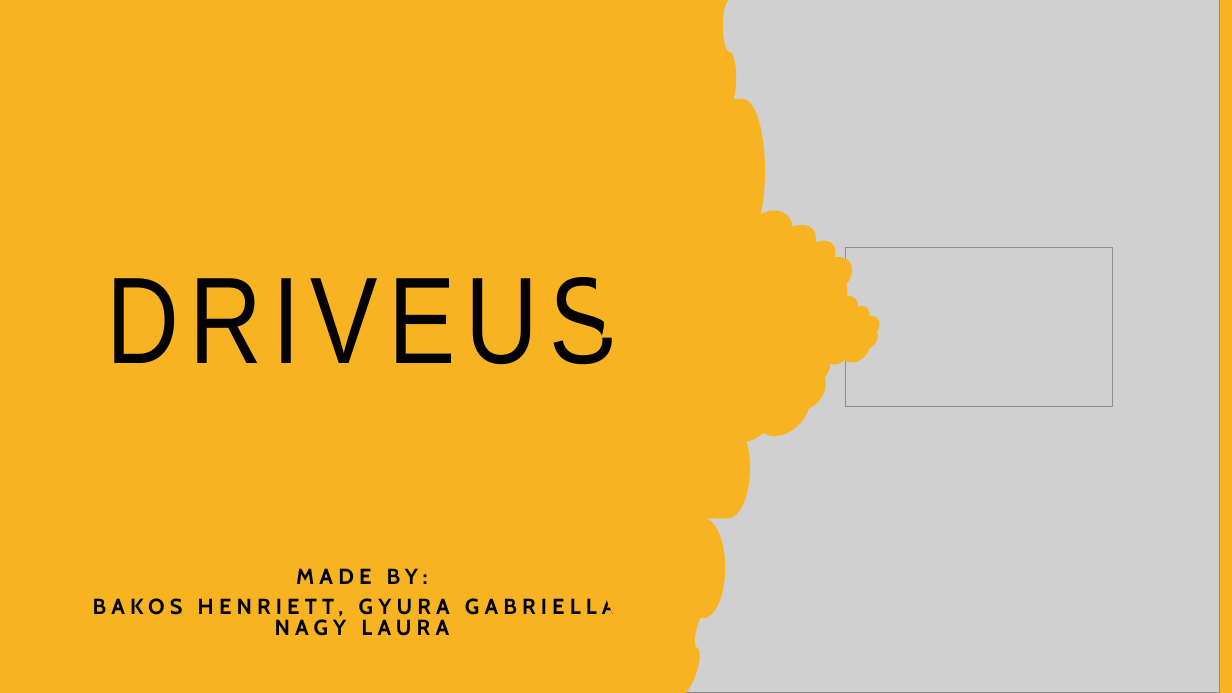
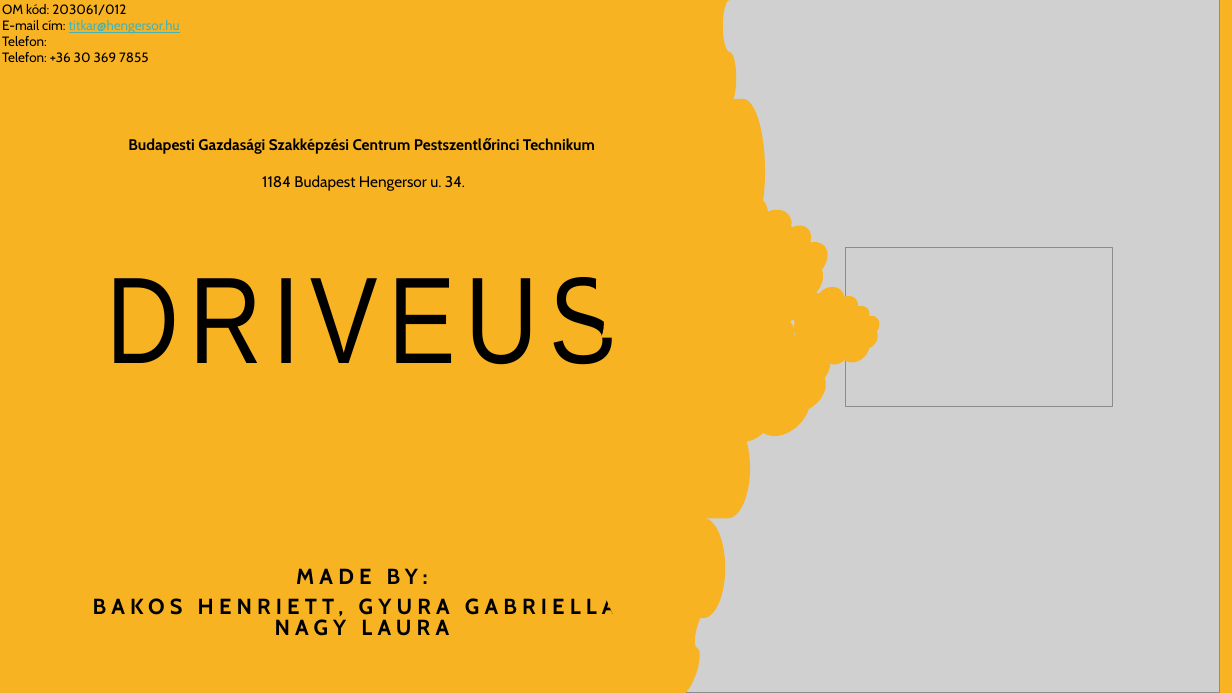
Before and after one commit to NagLau/DriveUs, a slide deck: slide 1 of egyeb/DriveUs.pptx. Drawn at 1232x693 pixels with LibreOffice and Linux fonts; fonts in the diff are those of the drawing; grey boxes stand for pictures. Boxes give left, top, right and bottom in pixels: in the first picture for what was removed or moved away, otherwise in the second. Text is boxed around its words. In the diff, an @@ line names an element or a change of style, - is before the commit and + after.

```diff
--- a/egyeb/DriveUs.pptx
+++ b/egyeb/DriveUs.pptx
@@ text added at bbox=[2, 4, 180, 62], 10.5 pt, text #000000 @@
+OM kód: 203061/012
+E-mail cím: titkar@hengersor.hu
+Telefon:
+Telefon: +36 30 369 7855
@@ text added at bbox=[128, 138, 595, 191], 12 pt, text #000000, bold @@
+Budapesti Gazdasági Szakképzési Centrum Pestszentlőrinci Technikum
+1184 Budapest Hengersor u. 34.
@@ cloud: place and size @@
-cloud at bbox=[669, 182, 871, 384]
+cloud at bbox=[645, 167, 847, 368]
```
Also in this commit, not shown: 2 other slides changed, 10 slides added, 2 other files.
